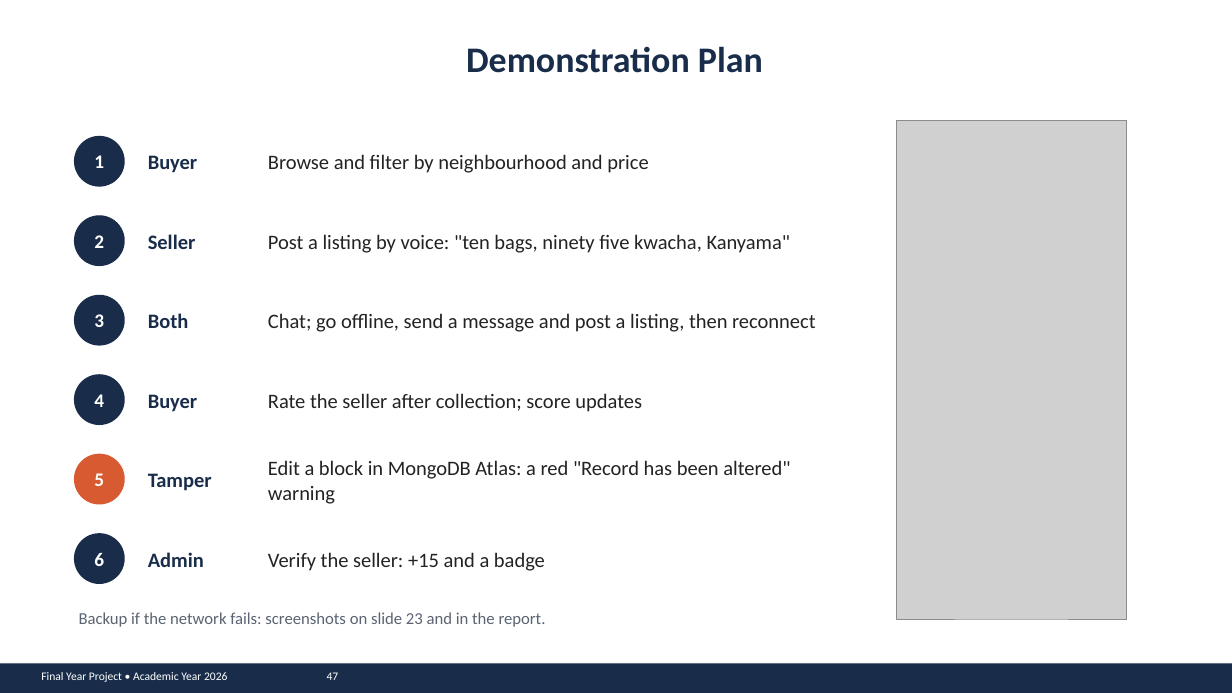
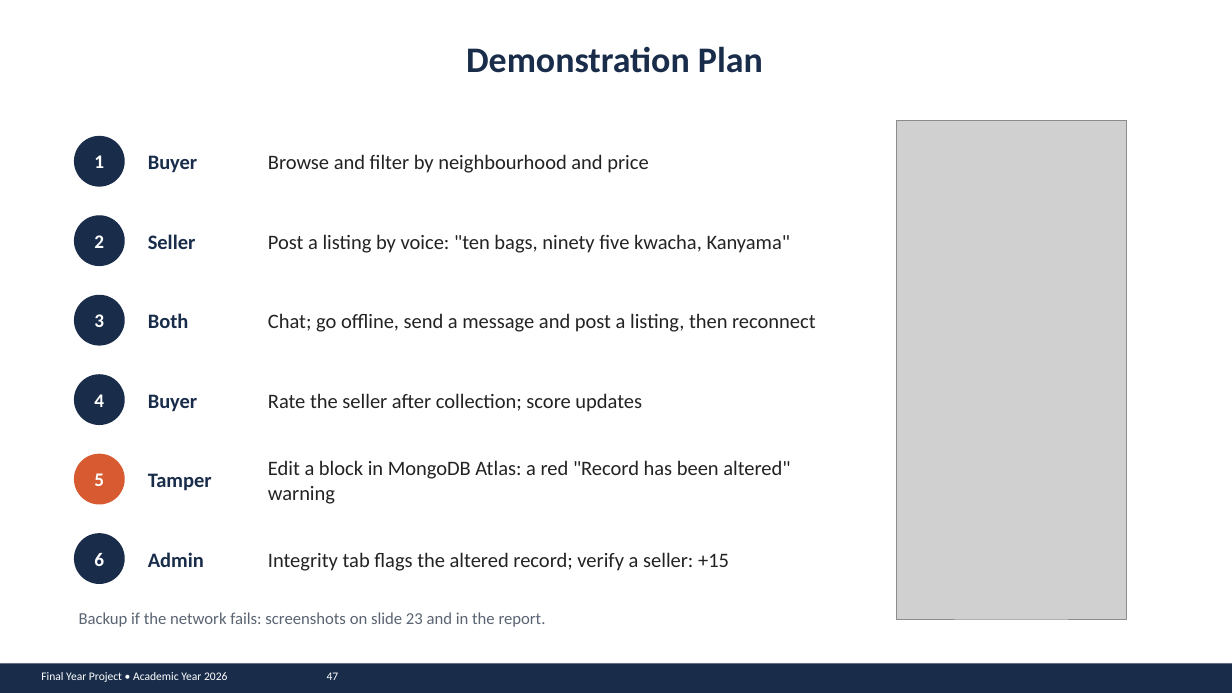
Before and after one commit to john-chola/ZamMarket, a slide deck: slide 47 of docs/presentation/ZamMarket_Presentation.pptx. Drawn at 1232x693 pixels with LibreOffice and Linux fonts; fonts in the diff are those of the drawing; grey boxes stand for pictures. Boxes give left, top, right and bottom in pixels: in the first picture for what was removed or moved away, otherwise in the second. Text is boxed around its words. In the diff, an @@ line names an element or a change of style, - is before the commit and + after.

```diff
--- a/docs/presentation/ZamMarket_Presentation.pptx
+++ b/docs/presentation/ZamMarket_Presentation.pptx
@@ text at (268, 552, 729, 571): text changed @@
-Verify the seller: +15 and a badge
+Integrity tab flags the altered record; verify a seller: +15
```
Also in this commit, not shown: 12 other slides changed, 1 other file.
